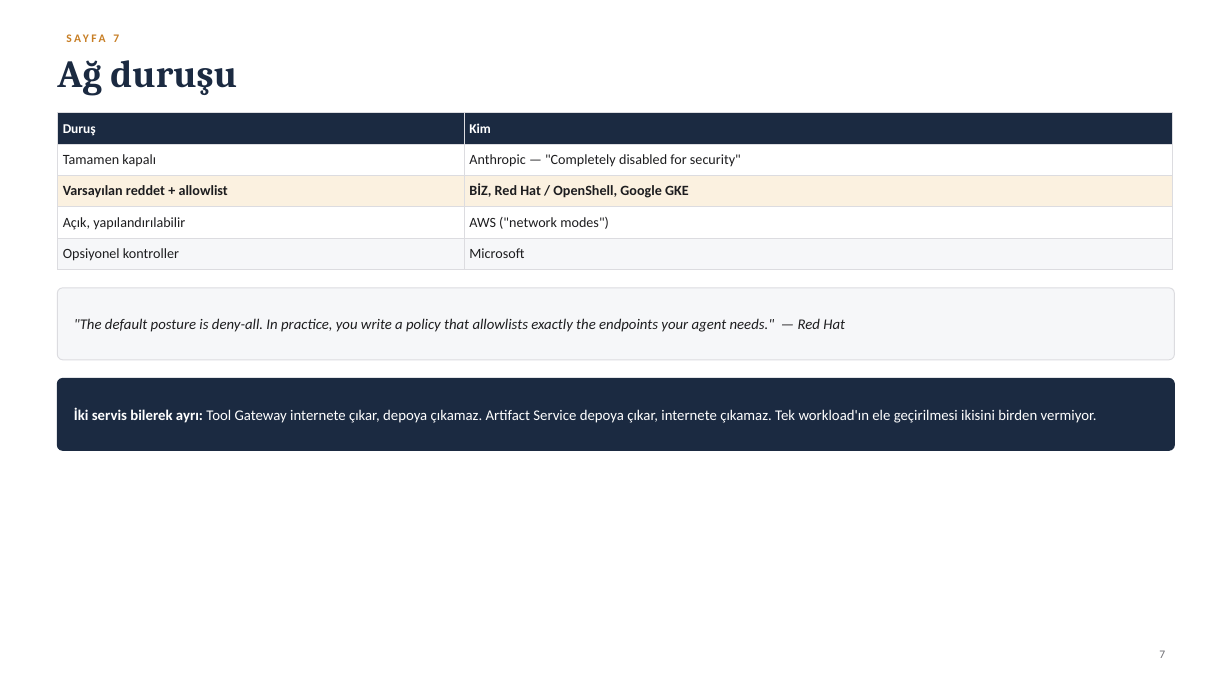
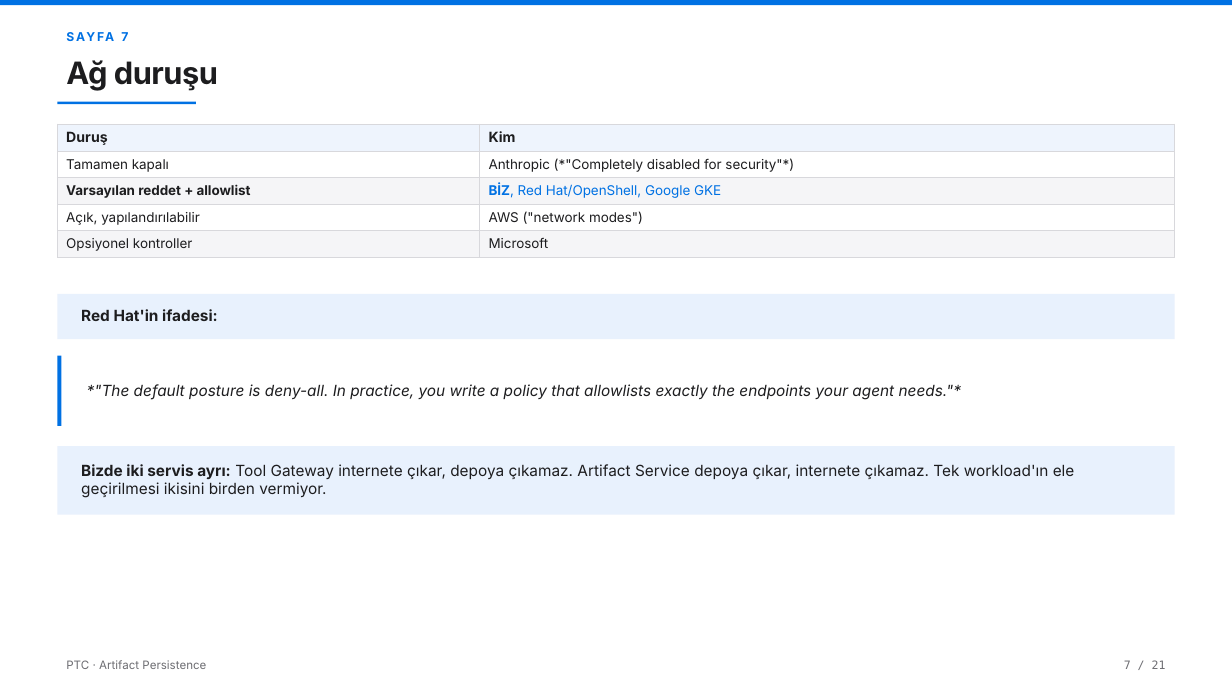
Before and after one commit to AltanReisoglu/Data-Science-Reports, a slide deck: slide 9 of ptc_art/PTC_Sunum_Karsilastirma.pptx (slide 8 before the commit). Drawn at 1232x693 pixels with LibreOffice and Linux fonts; fonts in the diff are those of the drawing. Boxes give left, top, right and bottom in pixels: in the first picture for what was removed or moved away, otherwise in the second. Text is boxed around its words. In the diff, an @@ line names an element or a change of style, - is before the commit and + after.

```diff
--- a/ptc_art/PTC_Sunum_Karsilastirma.pptx
+++ b/ptc_art/PTC_Sunum_Karsilastirma.pptx
@@ rectangle added at (x1=0, y1=0, x2=1232, y2=6), fill #0071E3 @@
@@ text "SAYFA 7" at (x1=121, y1=32, x2=128, y2=41): size 9 to 9.5 pt, font Calibri to Inter, text colour #C87F26 to #0071E3, letter spacing 2 to 1.6 pt @@
@@ text "Ağ duruşu" at (x1=66, y1=60, x2=218, y2=91): size 30 to 24 pt, font Cambria to Inter, text colour #1B2A41 to #1D1D1F, letter spacing 0 to -0.4 pt @@
@@ rectangle added at (x1=57, y1=102, x2=196, y2=104), fill #0071E3 @@
@@ table at (x1=57, y1=124, x2=1175, y2=255) @@
@@ row 2, column 2: "Anthropic — "Completely disabled for security"" to "Anthropic (*"Completely disabled for security"*)" @@
-row 3, column 2: BİZ, Red Hat / OpenShell, Google GKE
+row 3, column 2: BİZ, Red Hat/OpenShell, Google GKE
@@ fill #1B2A41 to #EEF4FD in row 1 @@
@@ fill #FBF1E0 to #F5F5F7 in row 3 @@
@@ fill #F6F7F9 to #F5F5F7 in row 5 @@
@@ size 10.5 to 11 pt, text colour #FFFFFF to #1D1D1F in "Duruş", "Kim" @@
@@ font Calibri to Inter in "Duruş", "Kim", "Tamamen kapalı", "Varsayılan reddet + allowlist" and 4 more places @@
@@ size 11 to 10.5 pt in "Tamamen kapalı", "Varsayılan reddet + allowlist", "Açık, yapılandırılabilir", "AWS ("network modes")" and 2 more places @@
@@ borders changed @@
@@ table resized from (x1=57, y1=113, x2=1173, y2=265) to (x1=57, y1=124, x2=1175, y2=255) @@
@@ rounded rectangle removed at (x1=57, y1=287, x2=1175, y2=360) @@
@@ rectangle added at (x1=57, y1=294, x2=1175, y2=339), fill #E8F1FD @@
@@ text added at (x1=81, y1=309, x2=218, y2=321), 12 pt, text #1D1D1F, bold @@
+Red Hat'in ifadesi:
@@ rectangle added at (x1=57, y1=356, x2=61, y2=426), fill #0071E3 @@
@@ rounded rectangle removed at (x1=57, y1=378, x2=1175, y2=450) @@
@@ text at (x1=87, y1=384, x2=961, y2=400): text changed; size 11.5 to 12 pt; font Calibri to Inter @@
-"The default posture is deny-all. In practice, you write a policy that allowlists exactly the endpoints your agent needs." — Red Hat
+*"The default posture is deny-all. In practice, you write a policy that allowlists exactly the endpoints your agent needs."*
@@ rectangle added at (x1=57, y1=446, x2=1175, y2=515), fill #E8F1FD @@
@@ text at (x1=81, y1=464, x2=1075, y2=498): text changed; size 11.5 to 12 pt; font Calibri to Inter; text colour #FFFFFF to #1D1D1F @@
-İki servis bilerek ayrı: Tool Gateway internete çıkar, depoya çıkamaz. Artifact Service depoya çıkar, internete çıkamaz. Tek workload'ın ele geçirilmesi ikisini birden vermiyor.
+Bizde iki servis ayrı: Tool Gateway internete çıkar, depoya çıkamaz. Artifact Service depoya çıkar, internete çıkamaz. Tek workload'ın ele geçirilmesi ikisini birden vermiyor.
@@ text added at (x1=66, y1=660, x2=206, y2=669), 9 pt, text #6E6E73 @@
+PTC · Artifact Persistence
@@ text at (x1=1124, y1=660, x2=1166, y2=669): text changed; font Calibri to DejaVu Sans Mono @@
-7
+7 / 21
```
Also in this commit, not shown: 15 other slides changed, 12 slides added, 1 slide removed, 2 other files.
